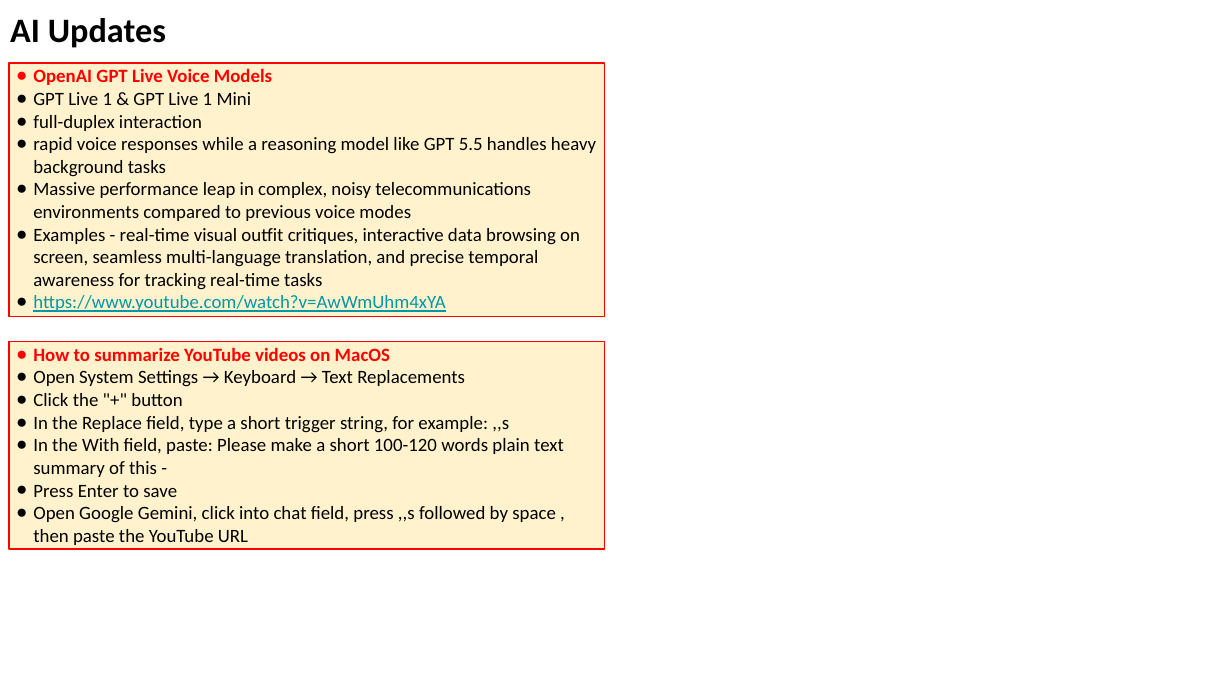
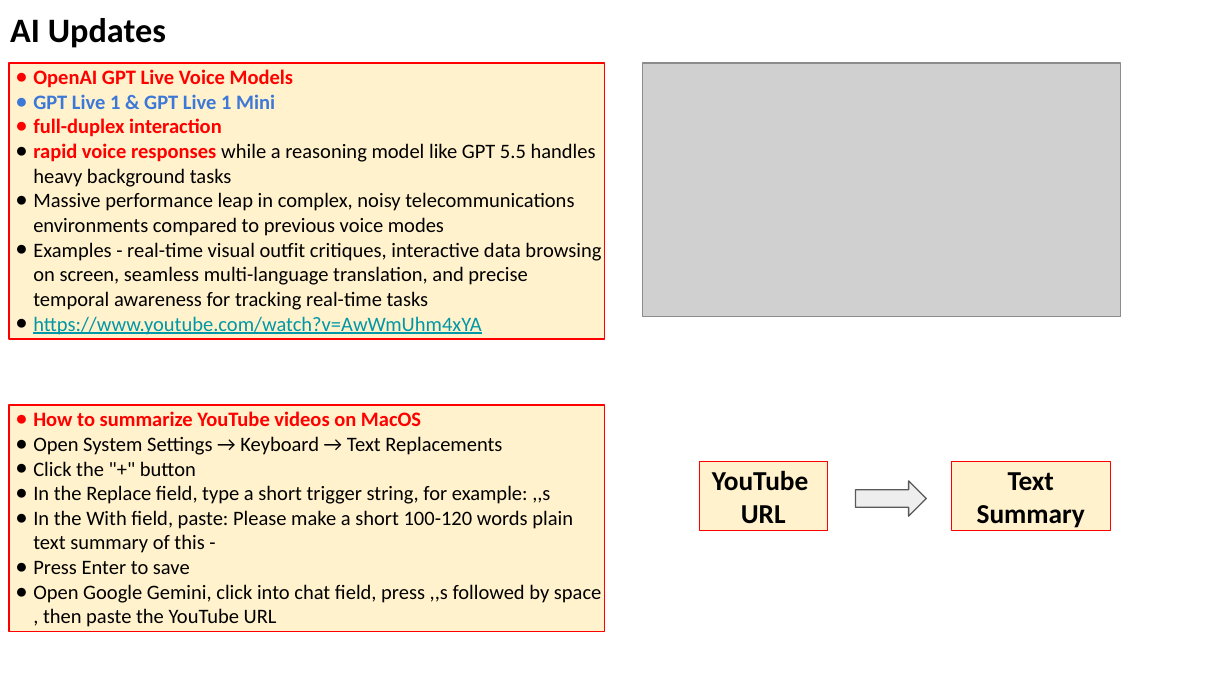
Before and after one commit to lselector/seminar, a slide deck: slide 14 of 2026/2026-07-17-AI-Updates.pptx (slide 11 before the commit). Drawn at 1232x693 pixels with LibreOffice and Linux fonts; fonts in the diff are those of the drawing; grey boxes stand for pictures. Boxes give left, top, right and bottom in pixels: in the first picture for what was removed or moved away, otherwise in the second. Text is boxed around its words. In the diff, an @@ line names an element or a change of style, - is before the commit and + after.

```diff
--- a/2026/2026-07-17-AI-Updates.pptx
+++ b/2026/2026-07-17-AI-Updates.pptx
@@ rectangle "OpenAI GPT Live Voice Models": place and size @@
-rectangle "OpenAI GPT Live Voice Models" at bbox=[9, 63, 604, 317]
+rectangle "OpenAI GPT Live Voice Models" at bbox=[9, 63, 604, 339]
@@ rectangle "OpenAI GPT Live Voice Models" at bbox=[9, 63, 604, 339]: size 11 to 12 pt; text colour #000000 to #3C78D8 in "GPT Live 1 & GPT Live 1 ..."; bold on in "GPT Live 1 & GPT Live 1 ...", "full-duplex interaction", "rapid voice responses"; text colour #000000 to #FF0000 in "full-duplex interaction", "rapid voice responses"; indent changed; bullet colour #000000 to #3C78D8; bullet colour #000000 to #FF0000 @@
@@ picture added at bbox=[643, 63, 1121, 317] @@
@@ rectangle "How to summarize YouTube videos ...": place and size @@
-rectangle "How to summarize YouTube videos ..." at bbox=[9, 341, 604, 549]
+rectangle "How to summarize YouTube videos ..." at bbox=[9, 405, 604, 632]
@@ rectangle "How to summarize YouTube videos ..." at bbox=[9, 405, 604, 632]: size 11 to 12 pt; indent changed @@
@@ rectangle added at bbox=[700, 462, 828, 531], fill #FFF2CC, outline #FF0000 0.75 pt, 16 pt, text #000000, bold @@
+YouTube
+URL
@@ rectangle added at bbox=[951, 462, 1110, 531], fill #FFF2CC, outline #FF0000 0.75 pt, 16 pt, text #000000, bold @@
+Text
+Summary
@@ right arrow added at bbox=[856, 480, 926, 516], fill #EEEEEE, outline #595959 0.75 pt @@
```
Also in this commit, not shown: 16 other slides changed, 7 slides added.
